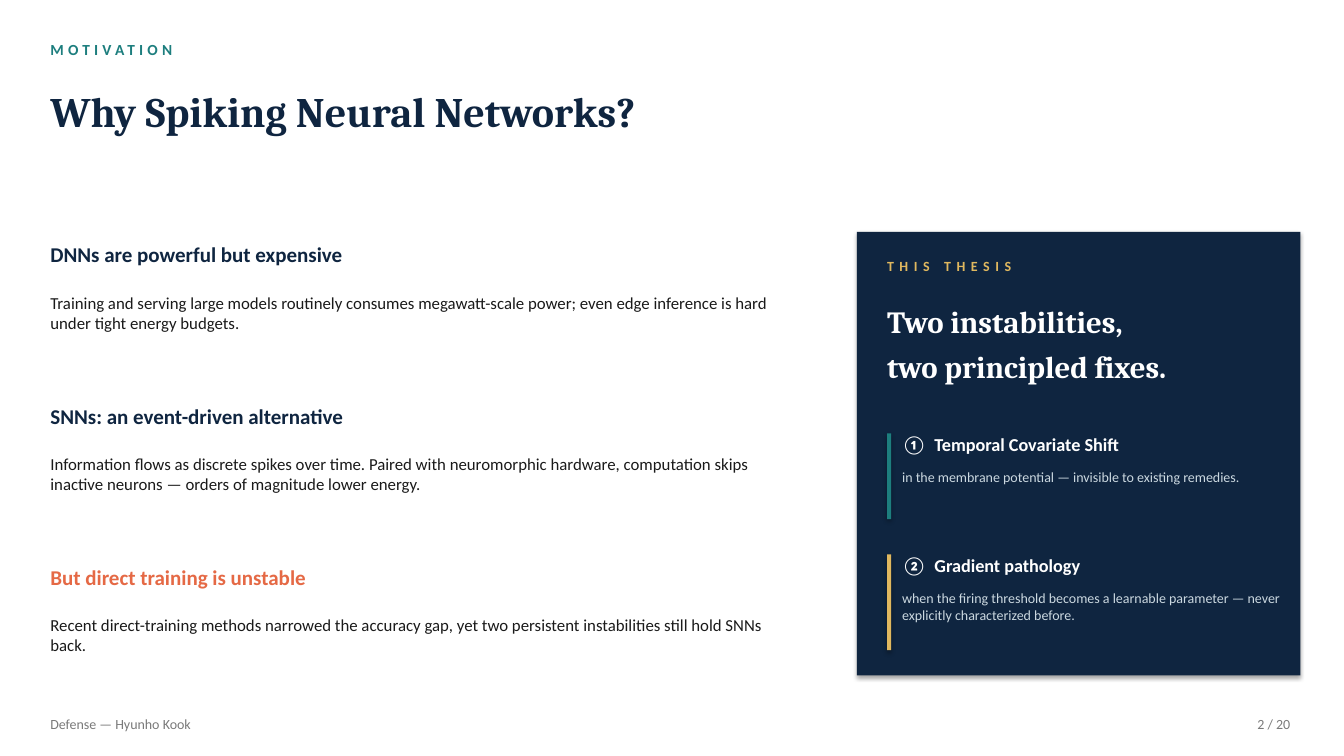
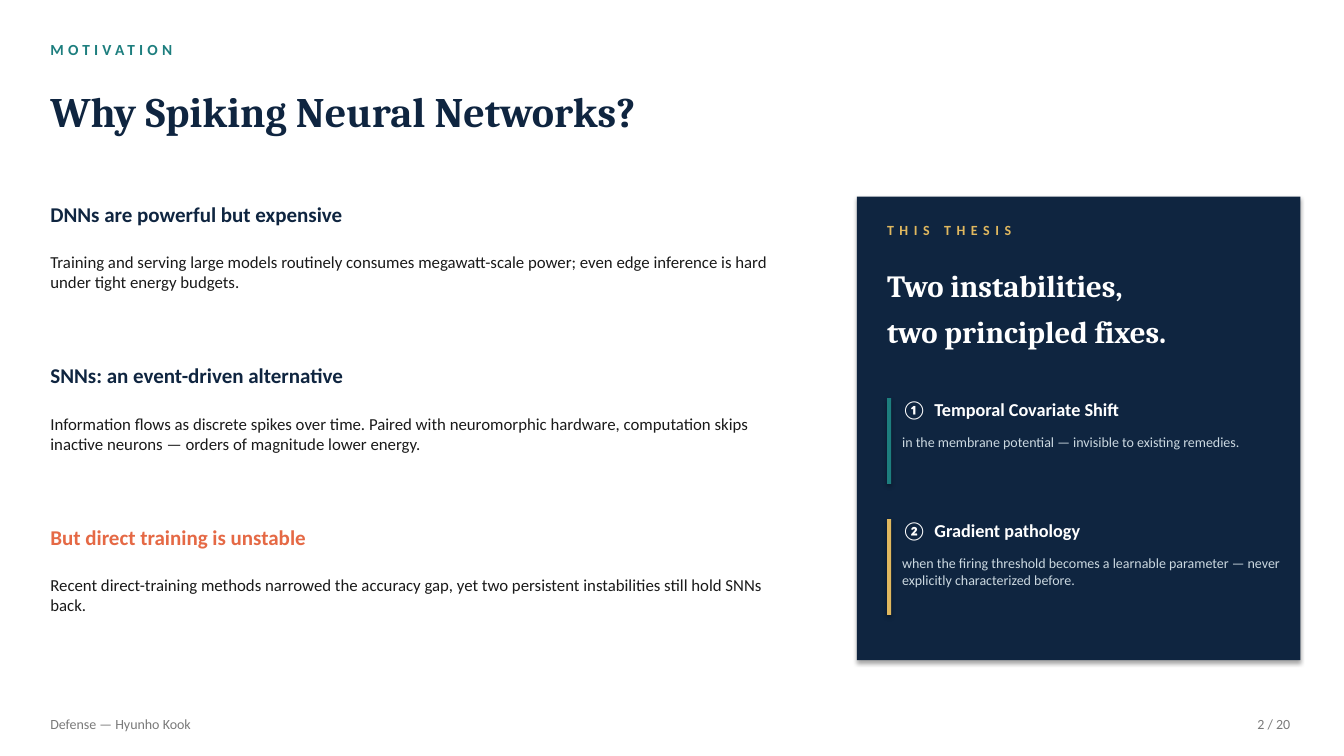
Before and after one commit to kookhh0827/POSTECH_thesis_template_latex, a slide deck: slide 2 of Hyunho_Kook_Master_Defense.pptx. Drawn at 1344x756 pixels with LibreOffice and Linux fonts; fonts in the diff are those of the drawing. Boxes give left, top, right and bottom in pixels: in the first picture for what was removed or moved away, otherwise in the second. Text is boxed around its words. In the diff, an @@ line names an element or a change of style, - is before the commit and + after.

```diff
--- a/Hyunho_Kook_Master_Defense.pptx
+++ b/Hyunho_Kook_Master_Defense.pptx
@@ rectangle: place and size @@
-rectangle at (857, 232, 1301, 676)
+rectangle at (857, 197, 1301, 660)
@@ 7 texts, 2 rectangles: place and size @@
-7 texts, 2 rectangles at (887, 262, 1280, 650)
+7 texts, 2 rectangles at (887, 226, 1280, 615)
@@ 6 texts: place and size @@
-6 texts at (50, 247, 766, 651)
+6 texts at (50, 207, 766, 611)
```
Also in this commit, not shown: 11 other slides changed, 2 other files.
